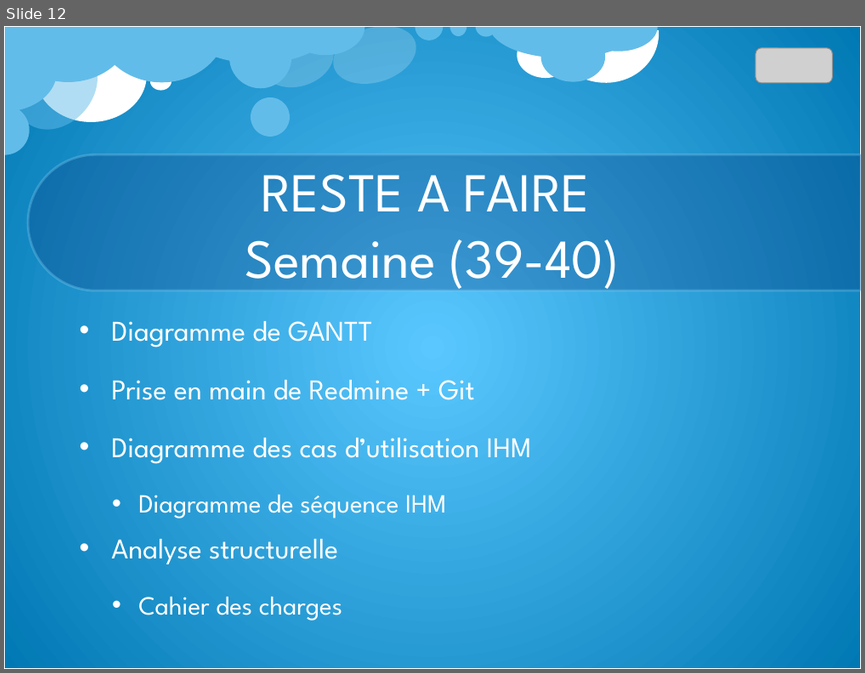
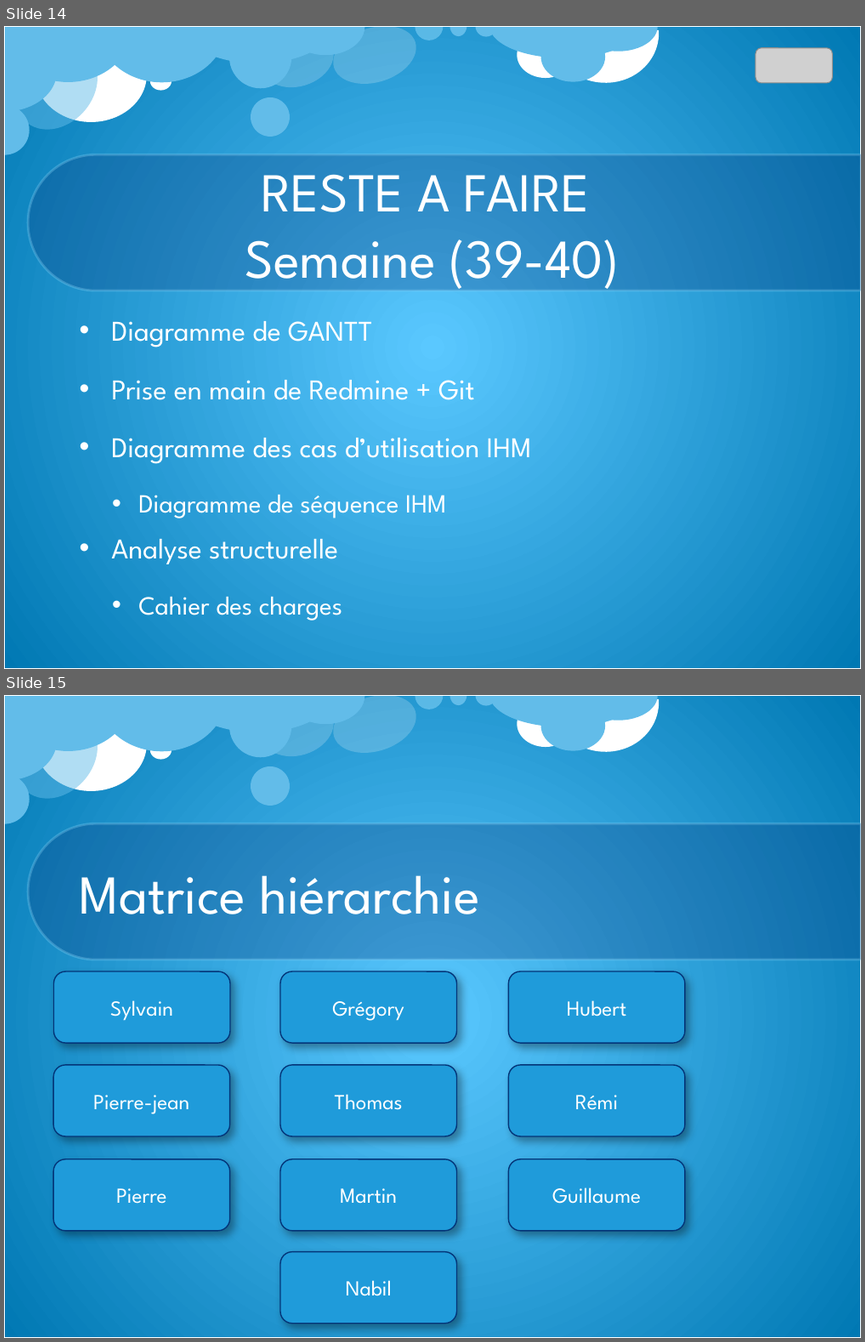
Before and after one commit to Qt-Widgets/PROJET_Drone, a slide deck: cr/CR_lundi_23_09_13.pptx. Shown one above the other, each under a label of ours: slide 12 before the commit, slides 14 and 15 after it. The pictures are 865x673 and 865x1342 pixels, drawn with LibreOffice and Linux fonts; fonts in the diff are those of the drawing; grey boxes stand for pictures; background and template pictures are left out. Boxes give left, top, right and bottom in pixels: in the first picture for what was removed or moved away, otherwise in the second. Text is boxed around its words. In the diff, an @@ line names an element or a change of style, - is before the commit and + after.

```diff
--- a/cr/CR_lundi_23_09_13.pptx
+++ b/cr/CR_lundi_23_09_13.pptx
@@ slide 15 added at box(4, 695, 861, 1338), background picture (left out); not listed: 23 template elements that a slide beside it also shows @@
@@ title added at box(80, 875, 480, 914), 46 pt, text #FFFFFF @@
+Matrice hiérarchie
@@ rounded rectangle added at box(53, 971, 230, 1042), fill #1F9BDA, outline #043579 1 pt, 18 pt, text #FFFFFF @@
+Sylvain
@@ rounded rectangle added at box(280, 971, 456, 1042), fill #1F9BDA, outline #043579 1 pt, 18 pt, text #FFFFFF @@
+Grégory
@@ rounded rectangle added at box(509, 971, 685, 1042), fill #1F9BDA, outline #043579 1 pt, 18 pt, text #FFFFFF @@
+Hubert
@@ rounded rectangle added at box(53, 1064, 230, 1135), fill #1F9BDA, outline #043579 1 pt, 18 pt, text #FFFFFF @@
+Pierre-jean
@@ rounded rectangle added at box(280, 1064, 456, 1135), fill #1F9BDA, outline #043579 1 pt, 18 pt, text #FFFFFF @@
+Thomas
@@ rounded rectangle added at box(509, 1064, 685, 1135), fill #1F9BDA, outline #043579 1 pt, 18 pt, text #FFFFFF @@
+Rémi
@@ rounded rectangle added at box(53, 1158, 230, 1230), fill #1F9BDA, outline #043579 1 pt, 18 pt, text #FFFFFF @@
+Pierre
@@ rounded rectangle added at box(280, 1158, 456, 1230), fill #1F9BDA, outline #043579 1 pt, 18 pt, text #FFFFFF @@
+Martin
@@ rounded rectangle added at box(509, 1158, 685, 1230), fill #1F9BDA, outline #043579 1 pt, 18 pt, text #FFFFFF @@
+Guillaume
@@ rounded rectangle added at box(280, 1252, 456, 1323), fill #1F9BDA, outline #043579 1 pt, 18 pt, text #FFFFFF @@
+Nabil
@@ what was slide 12 is now slide 14 @@
```
Also in this commit, not shown: 2 slides changed, 3 other slides added, 1 slide removed, 1 other file.
